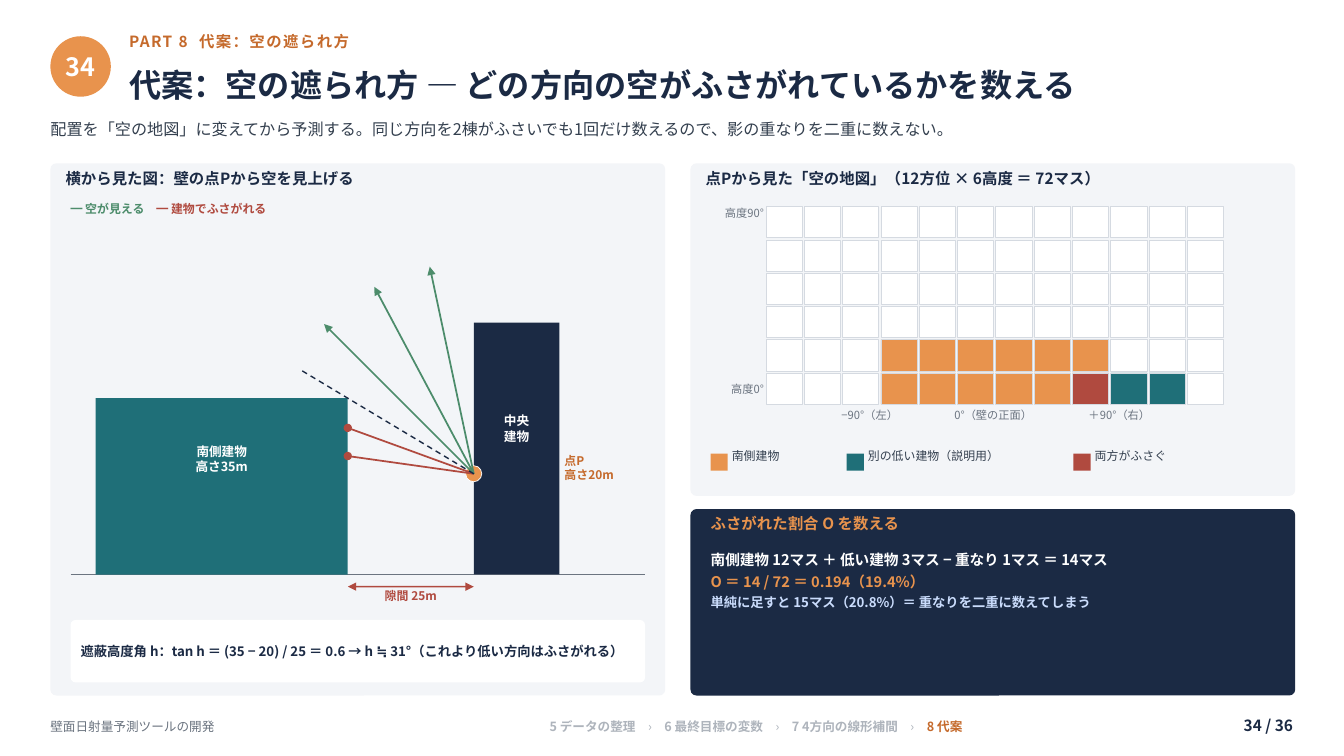
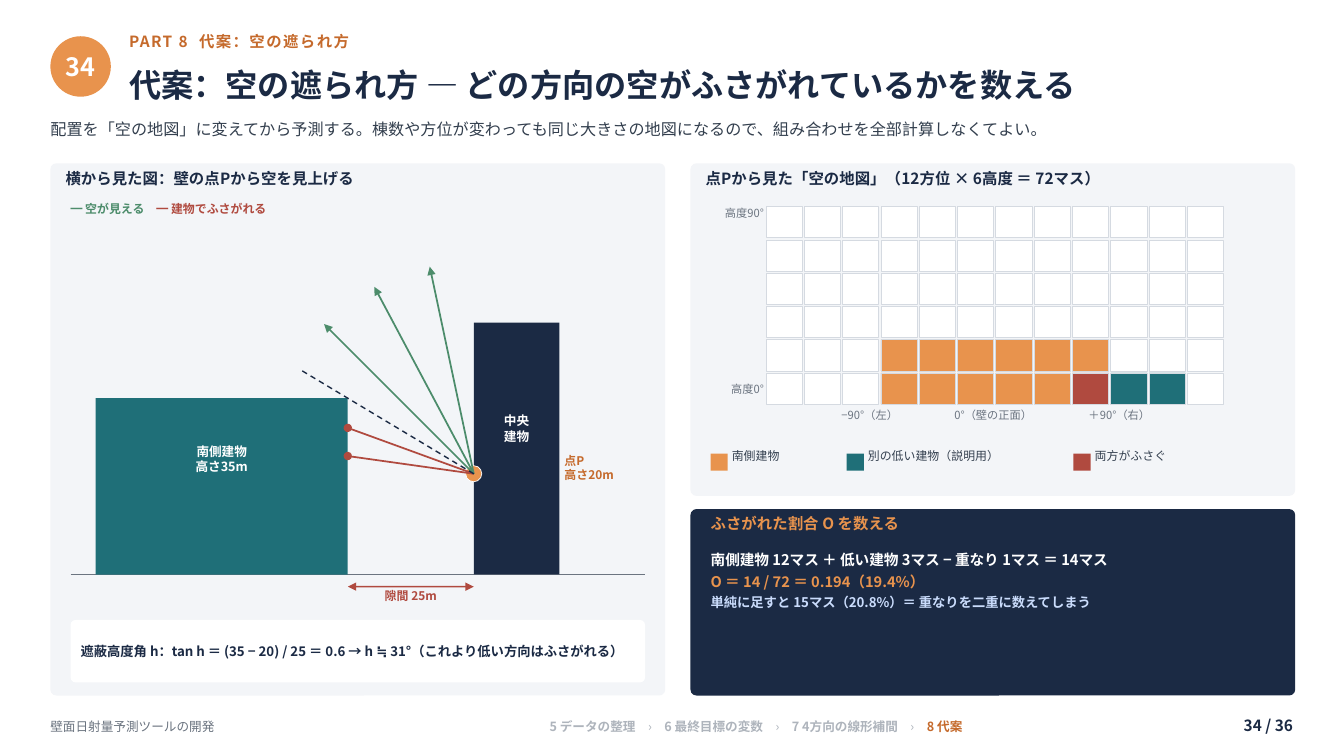
Before and after one commit to koyoy1016-gif/koyo1016, a slide deck: slide 34 of slides/壁面日射量予測ツールの開発_補足付き.pptx. Drawn at 1344x756 pixels with LibreOffice and Linux fonts; fonts in the diff are those of the drawing. Boxes give left, top, right and bottom in pixels: in the first picture for what was removed or moved away, otherwise in the second. Text is boxed around its words. In the diff, an @@ line names an element or a change of style, - is before the commit and + after.

```diff
--- a/slides/壁面日射量予測ツールの開発_補足付き.pptx
+++ b/slides/壁面日射量予測ツールの開発_補足付き.pptx
@@ text at box(50, 121, 1046, 137): text changed @@
-配置を「空の地図」に変えてから予測する。同じ方向を2棟がふさいでも1回だけ数えるので、影の重なりを二重に数えない。
+配置を「空の地図」に変えてから予測する。棟数や方位が変わっても同じ大きさの地図になるので、組み合わせを全部計算しなくてよい。
```
Also in this commit, not shown: 7 other slides changed, 2 slides added, 2 slides removed, 4 other files.
